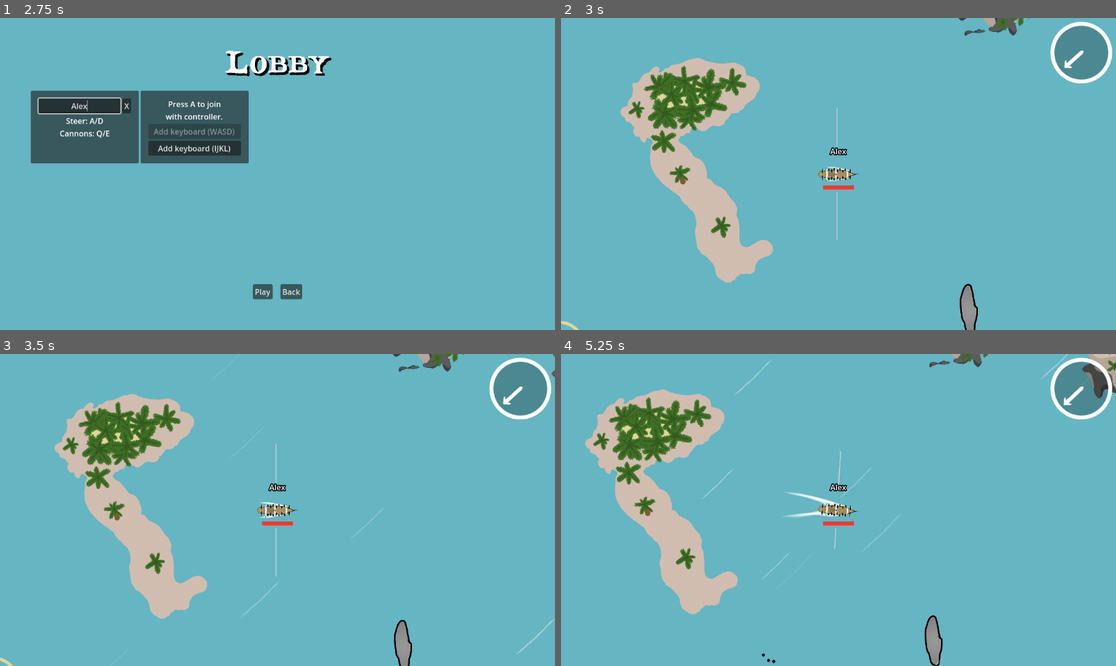
Above: before the commit, frames 1-4 (two rows, left to right).
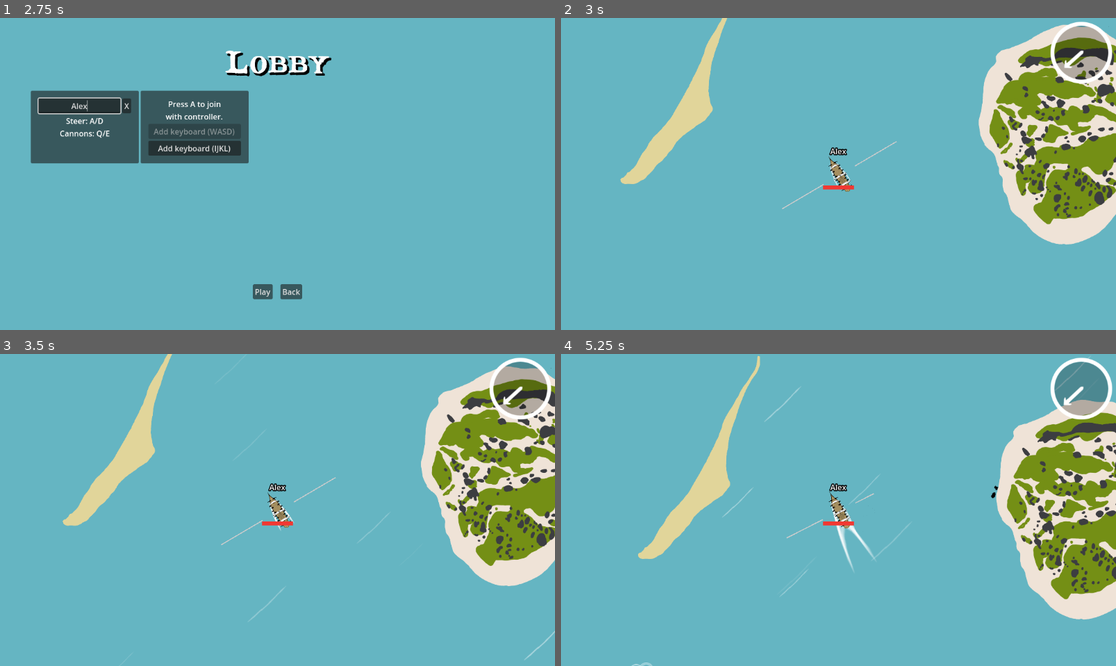
Above: after the commit, the same moments.

Repository: friedev/corsair-warfare
Game: Godot game, scene res://scenes/main.tscn
Two runs of this game, one before a commit and one after it. Both use one fixed random seed, a clock stepped at 60 frames per second and the inputs below. Sound files missing from this copy of the repository are replaced by a short silence.
Inputs (mouse positions are in pixels of both pictures, inside the frame that each line leads up to):
- Up to frame 1 (2.75 s): click "Play" at 0.5 s; click "Add keyboard (WASD)" at 1.25 s; click (77, 105) at 2.02 s; type "Alex" at 2.1 s
- Up to frame 2 (3 s): click "Play" at 2.75 s
- Up to frame 3 (3.5 s): no input
- Up to frame 4 (5.25 s): hold D 3.53-4.28 s; hold Q 3.53-4.28 s; hold A 4.28-5.03 s; tap E at 4.35 s; hold D from 5.03 s (still down); hold J from 5.03 s (still down)

Frame 1 is identical in both runs. In frame 2, 23% of the frame differs, in the area x 0-100%, y 0-100%; in frame 3, 23%; in frame 4, 24%, in the area x 4-100%, y 0-100%.

Commit message:
Spawn ships in random positions
- Center world at (0, 0)

Diff:
--- a/scenes/main.gd
+++ b/scenes/main.gd
@@ -9,11 +9,14 @@
 	preload("res://scenes/world/ship/black_ship.png"),
 ]
 
+@export var ship_spawn_radius: float
+
 @onready var world: Node2D = %World
 @onready var camera: ShakeCamera2D = %Camera2D
 @onready var wind: Wind = %Wind
 @onready var music: Music = %Music
 @onready var hud_layer: CanvasLayer = %HUDLayer
+@onready var ship_spawn_cast: ShapeCast2D = %ShipSpawnCast
 
 var game_active: bool:
 	set(value):
@@ -24,8 +27,25 @@
 
 var ships_alive: int
 
+func move_ship_spawn_cast() -> void:
+	self.ship_spawn_cast.position = Vector2(
+		self.ship_spawn_radius * sqrt(randf()), 0
+	).rotated(randf() * TAU)
+	self.ship_spawn_cast.force_shapecast_update()
+
+
+func find_ship_spawn_position() -> Vector2:
+	self.move_ship_spawn_cast()
+	while self.ship_spawn_cast.get_collision_count() > 0:
+		self.move_ship_spawn_cast()
+	return self.ship_spawn_cast.position
+
+
 func spawn_ship(details: PlayerDetails) -> void:
+	var spawn_position := self.find_ship_spawn_position()
 	var ship: Ship = self.SHIP_SCENE.instantiate()
+	ship.position = spawn_position
+	ship.rotation = randf() * TAU
 	ship.cannon_fired.connect(self.music._on_ship_cannon_fired)
 	ship.damage_taken.connect(self.camera._on_ship_damage_taken)
 	ship.destroyed.connect(self._on_ship_destroyed)
@@ -34,9 +54,6 @@
 	ship.nickname = details.nickname
 	# TODO let player choose texture, or choose based on index
 	ship.texture = self.SHIP_TEXTURES[0]
-	# TODO spawn at random safe location
-	ship.position.x += randf() * 64
-	ship.position.y += randf() * 64
 	ship.wind = self.wind
 
 
--- a/scenes/main.tscn
+++ b/scenes/main.tscn
@@ -6,10 +6,7 @@
 [ext_resource type="Script" path="res://scenes/world/wind/wind_particles.gd" id="4_i4t2a"]
 [ext_resource type="Script" path="res://scenes/world/wind/wind.gd" id="5_hl8vl"]
 [ext_resource type="PackedScene" uid="uid://q3sofkfm3603" path="res://scenes/ui/menus/lobby_menu.tscn" id="5_ke02y"]
-[ext_resource type="PackedScene" path="res://scenes/world/environment/rock_long.tscn" id="6_fsva3"]
-[ext_resource type="PackedScene" path="res://scenes/world/environment/rock_big.tscn" id="7_1j5n2"]
-[ext_resource type="PackedScene" path="res://scenes/world/environment/rock_small.tscn" id="8_eo5qm"]
-[ext_resource type="PackedScene" path="res://scenes/world/environment/border.tscn" id="8_xltam"]
+[ext_resource type="PackedScene" uid="uid://dqob1rf2731fk" path="res://scenes/world/environment/border.tscn" id="8_xltam"]
 [ext_resource type="PackedScene" path="res://scenes/ui/hud/wind_hud/wind_hud.tscn" id="12_4w4eo"]
 [ext_resource type="PackedScene" path="res://scenes/world/environment/island1.tscn" id="12_yn2q3"]
 [ext_resource type="PackedScene" path="res://scenes/world/environment/island2.tscn" id="13_61suq"]
@@ -48,8 +45,12 @@
 scale_min = 0.5
 color_ramp = SubResource("GradientTexture1D_plouj")
 
+[sub_resource type="CircleShape2D" id="CircleShape2D_34mys"]
+radius = 256.0
+
 [node name="Main" type="Node"]
 script = ExtResource("1_ndiw8")
+ship_spawn_radius = 1200.0
 
 [node name="World" type="Node2D" parent="."]
 unique_name_in_owner = true
@@ -85,42 +86,41 @@
 
 [node name="Border" parent="World" instance=ExtResource("8_xltam")]
 
+[node name="ShipSpawnCast" type="ShapeCast2D" parent="World"]
+unique_name_in_owner = true
+shape = SubResource("CircleShape2D_34mys")
+target_position = Vector2(0, 0)
+
 [node name="Obstacles" type="Node2D" parent="World"]
 
-[node name="RockLong" parent="World/Obstacles" instance=ExtResource("6_fsva3")]
-
-[node name="RockBig" parent="World/Obstacles" instance=ExtResource("7_1j5n2")]
-
-[node name="RockSmall" parent="World/Obstacles" instance=ExtResource("8_eo5qm")]
-
 [node name="Island1" parent="World/Obstacles" instance=ExtResource("12_yn2q3")]
-position = Vector2(552, -404)
+position = Vector2(-33, -653)
 
 [node name="Island2" parent="World/Obstacles" instance=ExtResource("13_61suq")]
-position = Vector2(-253, -7)
+position = Vector2(-838, -256)
 
 [node name="Island3" parent="World/Obstacles" instance=ExtResource("14_w4d56")]
-position = Vector2(1071, 1055)
+position = Vector2(486, 806)
 
 [node name="Island4" parent="World/Obstacles" instance=ExtResource("15_t7nps")]
-position = Vector2(1461, 253)
+position = Vector2(876, 4)
 
 [node name="Rock1" parent="World/Obstacles" instance=ExtResource("16_8b13h")]
-position = Vector2(1230, -310)
+position = Vector2(645, -559)
 
 [node name="Rock2" parent="World/Obstacles" instance=ExtResource("16_8b13h")]
-position = Vector2(1292, -517)
+position = Vector2(707, -766)
 rotation = 1.26885
 
 [node name="Rock3" parent="World/Obstacles" instance=ExtResource("16_8b13h")]
-position = Vector2(1436, -365)
+position = Vector2(851, -614)
 rotation = 3.80831
 
 [node name="Sandbar" parent="World/Obstacles" instance=ExtResource("17_rovm2")]
-position = Vector2(209, 947)
+position = Vector2(-376, 698)
 
 [node name="Sandbar2" parent="World/Obstacles" instance=ExtResource("17_rovm2")]
-position = Vector2(-343, 455)
+position = Vector2(-928, 206)
 rotation = 4.82409
 
 [node name="HUDLayer" type="CanvasLayer" parent="."]
--- a/scenes/world/environment/border.tscn
+++ b/scenes/world/environment/border.tscn
@@ -1,15 +1,14 @@
-[gd_scene load_steps=2 format=3]
+[gd_scene load_steps=2 format=3 uid="uid://dqob1rf2731fk"]
 
 [ext_resource type="Texture2D" uid="uid://cod7sn5unigje" path="res://scenes/world/environment/border.png" id="1_t8fap"]
 
 [node name="Border" type="StaticBody2D"]
 
 [node name="CollisionPolygon2D" type="CollisionPolygon2D" parent="."]
-position = Vector2(589, 325)
+position = Vector2(0, 88)
 polygon = PackedVector2Array(0, -1500, 574.03, -1385.82, 1060.66, -1060.66, 1385.82, -574.03, 1500, 0, 1385.82, 574.03, …(249 unchanged characters)…
 one_way_collision_margin = 0.0
 
 [node name="Sprite2D" type="Sprite2D" parent="."]
-position = Vector2(585, 257)
 scale = Vector2(3.47823, 3.47823)
 texture = ExtResource("1_t8fap")
Not shown: 1 places in scenes/main.tscn that only renumber resources
